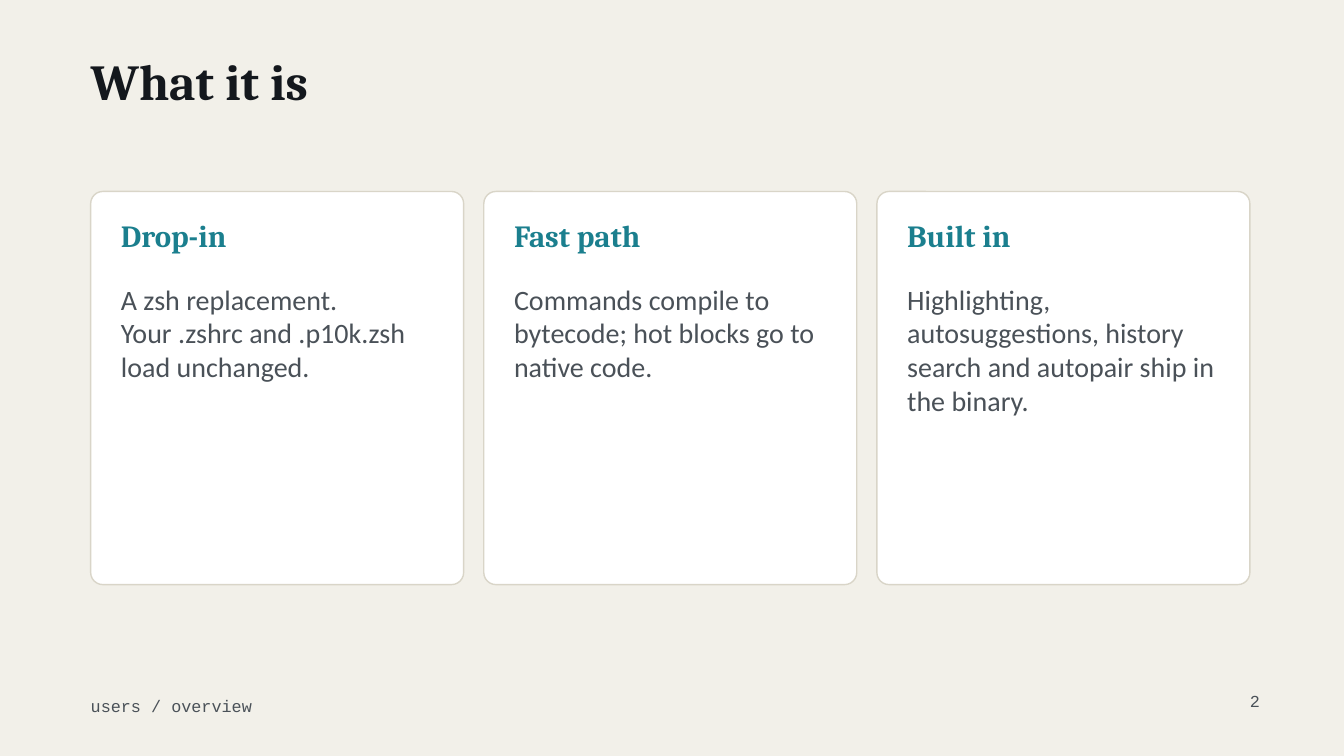
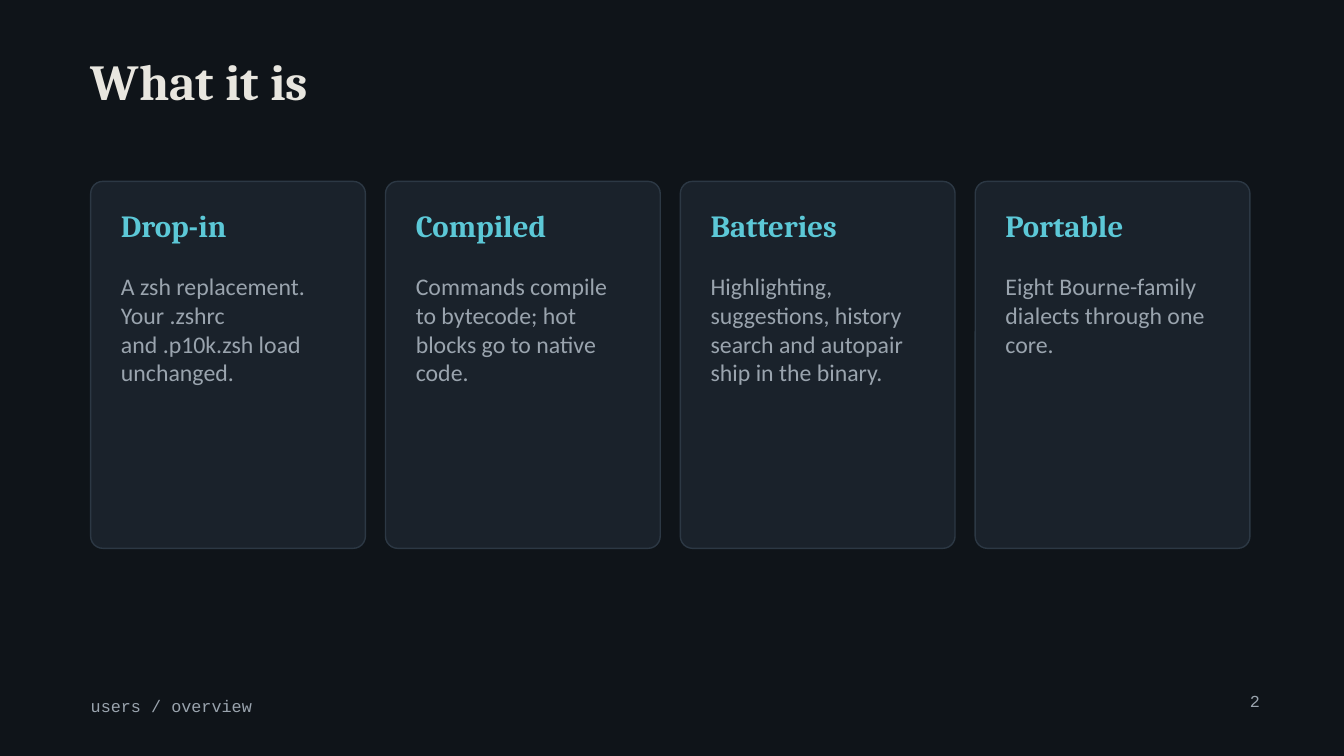
Before and after one commit to MenkeTechnologies/zshrs, a slide deck: slide 2 of docs/talk-users.pptx. Drawn at 1344x756 pixels with LibreOffice and Linux fonts; fonts in the diff are those of the drawing; background and template pictures are left out. Boxes give left, top, right and bottom in pixels: in the first picture for what was removed or moved away, otherwise in the second. Text is boxed around its words. In the diff, an @@ line names an element or a change of style, - is before the commit and + after.

```diff
--- a/docs/talk-users.pptx
+++ b/docs/talk-users.pptx
@@ background #F2F0E9 to #0F1419 @@
@@ title "What it is" at <box>91,65,308,101</box>: text colour #14181D to #E8E6DF @@
@@ rounded rectangle: place and size @@
-rounded rectangle at <box>91,192,464,585</box>
+rounded rectangle at <box>91,181,366,548</box>
@@ text "Drop-in": place and size @@
-text "Drop-in" at <box>121,225,226,254</box>
+text "Drop-in" at <box>121,215,226,244</box>
@@ text "Drop-in" at <box>121,215,226,244</box>: text colour #1B7F8E to #5CC8D7 @@
@@ rounded rectangle: place and size @@
-rounded rectangle at <box>484,192,857,585</box>
+rounded rectangle at <box>386,181,661,548</box>
@@ fill #FFFFFF to #1A222B; outline #D9D5C8 1 pt to #2C3844 1 pt; proportions changed in 3 elements at <box>91,181,366,548</box>, <box>386,181,661,548</box>, <box>681,181,956,548</box> @@
@@ rounded rectangle: place and size @@
-rounded rectangle at <box>877,192,1250,585</box>
+rounded rectangle at <box>681,181,956,548</box>
@@ rounded rectangle added at <box>976,181,1251,548</box>, fill #1A222B, outline #2C3844 1 pt @@
@@ text at <box>416,215,546,244</box>: text changed; text colour #1B7F8E to #5CC8D7 @@
-Fast path
+Compiled
@@ text added at <box>711,215,837,237</box>, 22 pt, text #5CC8D7, bold @@
+Batteries
@@ text removed at <box>907,225,1010,248</box> @@
-Built in
@@ text added at <box>1005,215,1123,237</box>, 22 pt, text #5CC8D7, bold @@
+Portable
@@ text "A zsh replacement. Your .zshrc ...": place and size @@
-text "A zsh replacement. Your .zshrc ..." at <box>121,290,405,382</box>
+text "A zsh replacement. Your .zshrc ..." at <box>121,278,304,385</box>
@@ text "A zsh replacement. Your .zshrc ..." at <box>121,278,304,385</box>: size 20 to 17 pt, text colour #4A5158 to #9AA4AE @@
@@ text "Commands compile to bytecode; hot ..." at <box>416,278,607,381</box>: size 20 to 17 pt, text colour #4A5158 to #9AA4AE @@
@@ text "Commands compile to bytecode; hot ...": place and size @@
-text "Commands compile to bytecode; hot ..." at <box>514,290,814,377</box>
+text "Commands compile to bytecode; hot ..." at <box>416,278,607,381</box>
@@ text at <box>711,278,903,385</box>: text changed; size 20 to 17 pt; text colour #4A5158 to #9AA4AE @@
-Highlighting, autosuggestions, history search and autopair ship in the binary.
+Highlighting, suggestions, history search and autopair ship in the binary.
@@ text added at <box>1005,278,1204,353</box>, 17 pt, text #9AA4AE @@
+Eight Bourne-family dialects through one core.
@@ text "users / overview" at <box>91,700,252,712</box>: text colour #4A5158 to #9AA4AE @@
@@ page number at <box>1250,696,1260,707</box>: text colour #4A5158 to #9AA4AE @@
```
Also in this commit, not shown: 16 other slides changed, 39 slides added, 3 slides removed, 2 other files.
